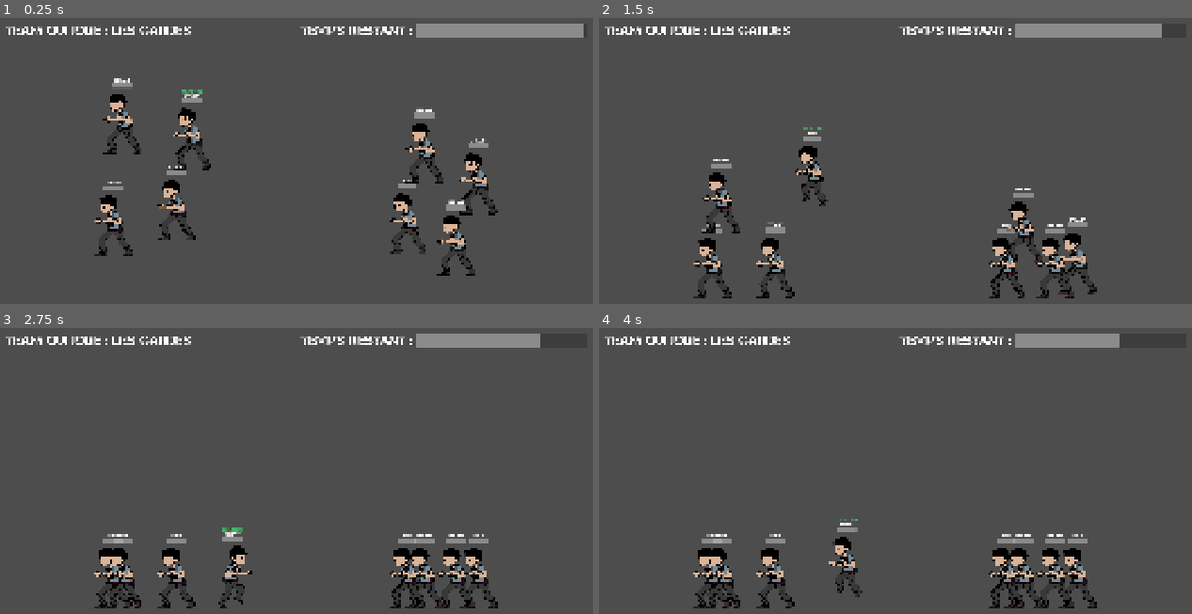
Above: before the commit, frames 1-4 (two rows, left to right).
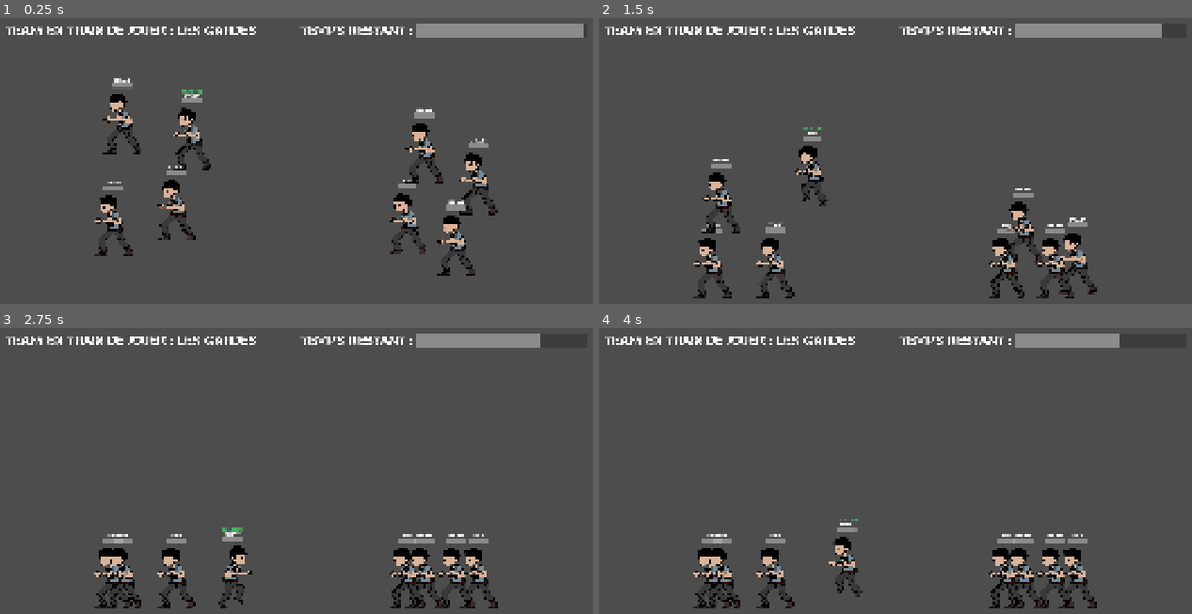
Above: after the commit, the same moments.

Repository: t0qen/baudo-game-jam-autumn
Game: Godot game, scene res://scenes/main.tscn
Two runs of this game, one before a commit and one after it. Both use one fixed random seed, a clock stepped at 60 frames per second and the inputs below. The engine's default icon, where the game draws it, is replaced by a stand-in: a white triangle on a blue panel in a dark square. Sound files missing from this copy of the repository are replaced by a short silence.
Inputs:
- Up to frame 1 (0.25 s): no input
- Up to frame 2 (1.5 s): hold Right (right) 0.53-1.28 s; hold W (aim_left) 0.53-1.28 s; tap Space (jump) at 0.77 s; hold Left (left) from 1.28 s (still down); tap Down (aim_right) at 1.35 s
- Up to frame 3 (2.75 s): tap Space (jump) at 1.52 s; release Left (left) at 2.03 s; hold Right (right) from 2.03 s (still down); tap 1 (bomb) at 2.1 s
- Up to frame 4 (4 s): tap 3 (pompe) at 2.85 s; tap Space (jump) at 3.02, 3.77 s; release Right (right) at 3.53 s; hold Left (left) from 3.53 s (still down); tap 2 (rocket) at 3.6 s

The runs differ from the first frame. In frame 1, 0.7% of the frame differs, in the area x 7-44%, y 2-6%; in frame 2, 0.7%; in frame 3, 0.7%; in frame 4, 0.7%.

Commit message:
fgwgwegwege

Diff:
--- a/scripts/bidule_template.gd
+++ b/scripts/bidule_template.gd
@@ -73,12 +73,10 @@
 
 func _on_selected_bidule_changed(new_bidule):
 	if new_bidule == self:
-		print("SELECTED !!!!!!!!!!!")
 		is_selected = true
 		$ui/Label2.show()
 		change_state(STATE.CONTROL)
 	else:
-		print("UNSELECTED !!!!!!!!!!!")
 		is_selected = false
 		$ui/Label2.hide()
 		change_state(STATE.IDLE)
@@ -95,11 +93,9 @@
 	current_life = current_life - amount
 	update_life_bar()
 	if current_life < 1:
-		print("Died")
 		die()
 
 func aim():
-	print($aim_droite.rotation_degrees)
 	if wanna_aim_left:
 		$aim_droite.rotation_degrees -= 2.5
 		$aim_gauche.rotation_degrees -= 2.5
@@ -120,7 +116,6 @@
 			$aim_gauche.rotation_degrees = 40
 			$pivot2.rotation_degrees = 40
 	elif last_dir_nozero == -1:
-		print("dir -1")
 		if $aim_droite.rotation_degrees > 100:
 			$aim_droite.rotation_degrees = 100
 			$aim_gauche.rotation_degrees = 100
@@ -175,8 +170,6 @@
 func play_animation(animation):
 
 	if current == MOB_POSSIBILITY.GARDE:
-		print("playing anim")
-		print("garde_" + animation)
 		$pivot/sprites.play("garde_" + animation)
 	else:
 		$pivot/sprites.play("errant_" + animation)
@@ -318,7 +311,6 @@
 				apply_central_force(Vector2(direction * (speed - 500), 0))
 
 			if linear_velocity.y == 0:
-				print("change")
 				can_jump = true
 				change_state(STATE.CONTROL)
 
@@ -372,7 +364,6 @@
 				change_state(STATE.JUMP)
 
 		STATE.ROCKET:
-			print("ROCKET PRIME")
 			if wanna_jump and can_jump:
 				change_state(STATE.JUMP)
 			if wanna_left || wanna_right:
--- a/scripts/main.gd
+++ b/scripts/main.gd
@@ -44,15 +44,13 @@
 func initialize_ui():
 	$UI/ProgressBar.max_value = current_timer_time
 	$UI/ProgressBar.value = current_timer_time
-	$UI/Label.text = "TEAM QUI JOUE : LES GARDES"
+	$UI/Label.text = "TEAM EN TRAIN DE JOUER : LES GARDES"
 
 func _process(delta: float) -> void:
 	update_partie_duree_pb()
-	print($partie.time_left)
 
 func _physics_process(delta: float) -> void:
 	pass
-	#update_mob_array() # TODO optimiser, update quand il y a un mob qui meurt
 
 func update_mob_array(): # actualise les errants et les gardes dans le tableau
 	team_a_mobs = []
@@ -80,11 +78,11 @@
 	if current_playing_team == TEAM.A:
 		print("----------------- team b's turn !")
 		current_playing_team = TEAM.B
-		$UI/Label.text = "TEAM QUI JOUE : LES ERRANTS"
+		$UI/Label.text = "TEAM EN TRAIN DE JOUER : LES ERRANTS"
 	else:
 		print("----------------- team a's turn !")
 		current_playing_team = TEAM.A
-		$UI/Label.text = "TEAM QUI JOUE : LES GARDES"
+		$UI/Label.text = "TEAM EN TRAIN : LES GARDES"
 
 func select_mob(): # on regarde quel bidule doit jouer
 	if current_playing_team == TEAM.A:
